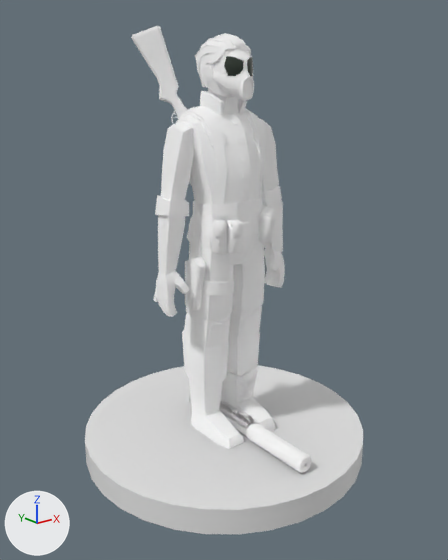
An edit to the glTF model blendFiles/StyalizedAvatar/UZITEMP.glb, drawn before and after from the same camera.
Rendered twice from a camera (50 mm lens) standing at (-1.461, -1.826, 1.357) and looking at (-0.012, -0.014, 0.632). Lighting does not change. The marker at lower left points along +X, +Y and +Z. Where no turn or scale is listed for an object, it has been applied to the vertices.

The first picture shows 'Base', 'belt', 'boots', 'gasMask', 'gloves', 'jumpSuit', 'mainMeshV2', 'padding', 'shotgunTEMP', 'underSuit', 'uziMesh.001', 'uziSurpressor', 'vest'.
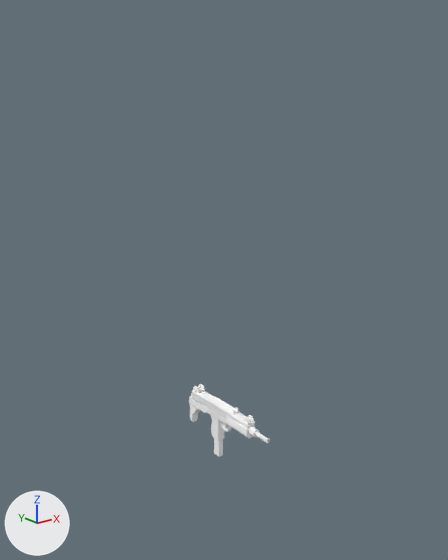
Scene script edits in JSON lines:
```json
{"op": "add", "block": "me_cube_004", "code": ["me_cube_004 = bpy.data.meshes.new('Cube.004')", "me_cube_004.from_pydata(...)  # 196 vertices, 372 faces; spans x -0.0206..0.0206, y 0.0949..0.2342, z -0.0969..0.0376", "# faces by material slot: [328, 44]", "me_cube_004.materials.append(mat_uzimetal)  # white #ffffff", "me_cube_004.materials.append(mat_uziplastic)  # white #ffffff"]}
{"op": "remove", "block": "ob_base", "code": ["ob_base = bpy.data.objects.new('Base', me_circle)", "ob_base.location = (0.0, 0.0, 0.0)"]}
{"op": "remove", "block": "ob_mainmeshv2", "code": ["ob_mainmeshv2 = bpy.data.objects.new('mainMeshV2', me_character_011)", "ob_mainmeshv2.location = (0.0, 0.0, 0.0)"]}
{"op": "remove", "block": "ob_boots", "code": ["ob_boots = bpy.data.objects.new('boots', me_character_003)", "ob_boots.location = (0.0, 0.0, 0.0)"]}
{"op": "remove", "block": "ob_gloves", "code": ["ob_gloves = bpy.data.objects.new('gloves', me_character_004)", "ob_gloves.location = (0.0, 0.0, 0.0)"]}
{"op": "remove", "block": "ob_undersuit", "code": ["ob_undersuit = bpy.data.objects.new('underSuit', me_character_006)", "ob_undersuit.location = (0.0, 0.0, 0.0)"]}
{"op": "remove", "block": "ob_padding", "code": ["ob_padding = bpy.data.objects.new('padding', me_character_009)", "ob_padding.location = (0.0, 0.0, 0.0)"]}
{"op": "remove", "block": "ob_belt", "code": ["ob_belt = bpy.data.objects.new('belt', me_character_001)", "ob_belt.location = (0.0, 0.0, 0.0)"]}
{"op": "remove", "block": "ob_vest", "code": ["ob_vest = bpy.data.objects.new('vest', me_character_007)", "ob_vest.location = (0.0, 0.0, 0.0)"]}
{"op": "remove", "block": "ob_jumpsuit", "code": ["ob_jumpsuit = bpy.data.objects.new('jumpSuit', me_character_020)", "ob_jumpsuit.location = (0.0, 0.0, 0.0)"]}
{"op": "remove", "block": "ob_gasmask", "code": ["ob_gasmask = bpy.data.objects.new('gasMask', me_character_002)", "ob_gasmask.location = (0.0, 0.0, 0.0)"]}
{"op": "remove", "block": "ob_shotguntemp", "code": ["ob_shotguntemp = bpy.data.objects.new('shotgunTEMP', me_cube)", "ob_shotguntemp.location = (-0.048, 0.142, 1.136)"]}
{"op": "remove", "block": "ob_uzisurpressor", "code": ["ob_uzisurpressor = bpy.data.objects.new('uziSurpressor', me_cube_009)", "ob_uzisurpressor.location = (0.0, 0.0, 0.0)"]}
{"op": "add", "block": "ob_uzifoldstockmesh_001", "code": ["ob_uzifoldstockmesh_001 = bpy.data.objects.new('uziFoldStockMesh.001', me_cube_004)", "ob_uzifoldstockmesh_001.location = (0.0, 0.0, 0.0)"]}
```

Location of each change, (x1, y1, x2, y2) in pixels of the pictures (448 x 560 px):
```json
{"object": "Base", "change": "deleted", "before": [85, 365, 363, 534]}
{"object": "jumpSuit", "change": "deleted", "before": [176, 91, 266, 408]}
{"object": "underSuit", "change": "deleted", "before": [156, 59, 285, 416]}
{"object": "belt", "change": "deleted", "before": [185, 205, 275, 310]}
{"object": "vest", "change": "deleted", "before": [181, 106, 264, 216]}
{"object": "padding", "change": "deleted", "before": [155, 186, 282, 347]}
{"object": "mainMeshV2", "change": "deleted", "before": [191, 33, 251, 449]}
{"object": "shotgunTEMP", "change": "deleted", "before": [131, 26, 188, 124]}
{"object": "gasMask", "change": "deleted", "before": [201, 49, 254, 100]}
{"object": "boots", "change": "deleted", "before": [221, 368, 276, 432]}
{"object": "uziSurpressor", "change": "deleted", "before": [246, 423, 312, 473]}
{"object": "gloves", "change": "deleted", "before": [259, 118, 283, 252]}
{"object": "uziFoldStockMesh.001", "change": "added", "after": [189, 395, 207, 422]}
{"object": "uziMesh.001", "change": "unchanged, uncovered by the edit", "before": [189, 396, 255, 437], "after": [191, 384, 270, 457]}
```
